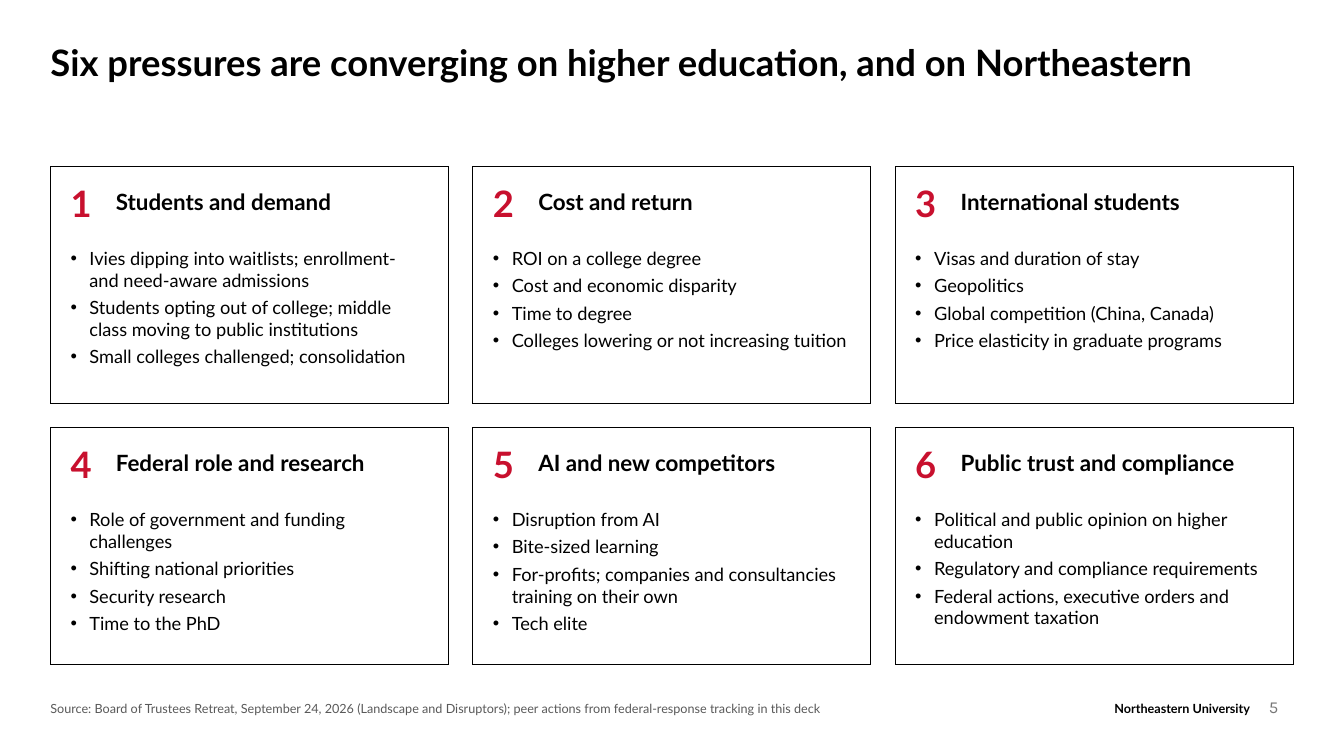
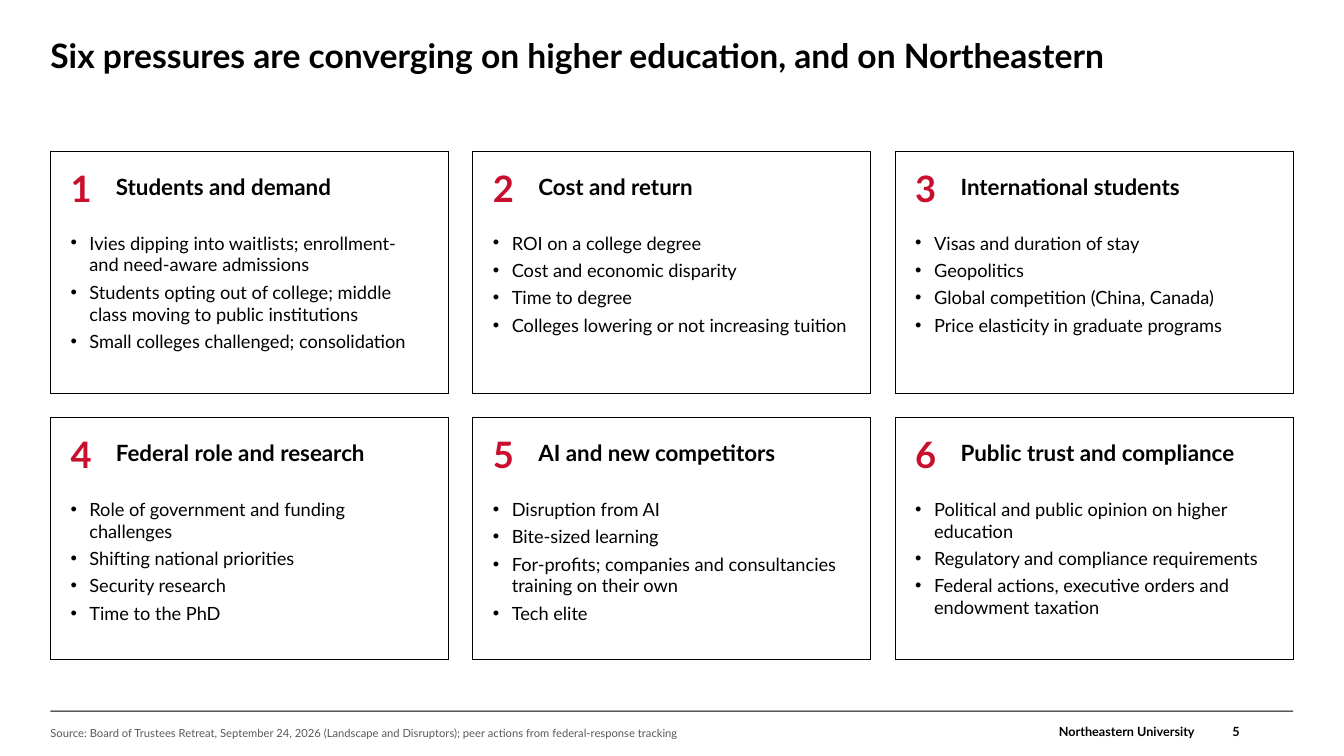
Before and after one commit to brettcsweet/Tonys-repo, a slide deck: slide 5 of GC_Financial_Update_2026-09-30.pptx. Drawn at 1344x756 pixels with LibreOffice and Linux fonts; fonts in the diff are those of the drawing; background and template pictures are left out. Boxes give left, top, right and bottom in pixels: in the first picture for what was removed or moved away, otherwise in the second. Text is boxed around its words. In the diff, an @@ line names an element or a change of style, - is before the commit and + after.

```diff
--- a/GC_Financial_Update_2026-09-30.pptx
+++ b/GC_Financial_Update_2026-09-30.pptx
@@ text "Six pressures are converging on ..." at [50, 43, 1104, 74]: size 26 to 24 pt @@
@@ rectangle: place and size @@
-rectangle at [50, 166, 449, 403]
+rectangle at [50, 151, 449, 393]
@@ rectangle: place and size @@
-rectangle at [473, 166, 871, 403]
+rectangle at [473, 151, 871, 393]
@@ rectangle: place and size @@
-rectangle at [895, 166, 1294, 403]
+rectangle at [895, 151, 1294, 393]
@@ 6 texts: place and size @@
-6 texts at [71, 190, 1180, 218]
+6 texts at [71, 175, 1180, 203]
@@ text "Ivies dipping into waitlists; enrollment- ...": place and size @@
-text "Ivies dipping into waitlists; enrollment- ..." at [89, 251, 405, 367]
+text "Ivies dipping into waitlists; enrollment- ..." at [89, 236, 405, 352]
@@ text "ROI on a college degree": place and size @@
-text "ROI on a college degree" at [512, 251, 847, 351]
+text "ROI on a college degree" at [512, 236, 847, 336]
@@ text "Visas and duration of stay": place and size @@
-text "Visas and duration of stay" at [934, 251, 1222, 351]
+text "Visas and duration of stay" at [934, 236, 1222, 336]
@@ rectangle: place and size @@
-rectangle at [50, 427, 449, 664]
+rectangle at [50, 417, 449, 659]
@@ rectangle: place and size @@
-rectangle at [473, 427, 871, 664]
+rectangle at [473, 417, 871, 659]
@@ rectangle: place and size @@
-rectangle at [895, 427, 1294, 664]
+rectangle at [895, 417, 1294, 659]
@@ 6 texts: place and size @@
-6 texts at [71, 451, 1234, 479]
+6 texts at [71, 441, 1234, 469]
@@ text "Role of government and funding ...": place and size @@
-text "Role of government and funding ..." at [89, 512, 345, 630]
+text "Role of government and funding ..." at [89, 502, 345, 620]
@@ text "Disruption from AI": place and size @@
-text "Disruption from AI" at [512, 512, 836, 630]
+text "Disruption from AI" at [512, 502, 836, 620]
@@ text "Political and public opinion on ...": place and size @@
-text "Political and public opinion on ..." at [934, 512, 1258, 624]
+text "Political and public opinion on ..." at [934, 502, 1258, 614]
@@ text "Source: Board of Trustees Retreat, ..." at [50, 728, 677, 739]: vertical alignment top to middle @@
@@ rectangle added at [50, 711, 1294, 712], fill #000000 @@
@@ text removed at [1114, 703, 1250, 715] @@
-Northeastern University
@@ page number: place and size @@
-page number at [1269, 702, 1278, 713]
+page number at [1232, 727, 1239, 736]
@@ page number at [1232, 727, 1239, 736]: size 12 to 9 pt, font Karla to Lato, text colour #777777 to #000000, bold on; alignment centre to right; vertical alignment top to middle @@
@@ text at [50, 728, 677, 739]: text changed; size 9 to 8 pt @@
-Source: Board of Trustees Retreat, September 24, 2026 (Landscape and Disruptors); peer actions from federal-response tracking in this deck
+Source: Board of Trustees Retreat, September 24, 2026 (Landscape and Disruptors); peer actions from federal-response tracking
@@ text added at [1059, 726, 1194, 738], 9 pt, text #000000, bold @@
+Northeastern University
```
Also in this commit, not shown: 29 other slides changed, 8 slides added, 1 slide removed.
